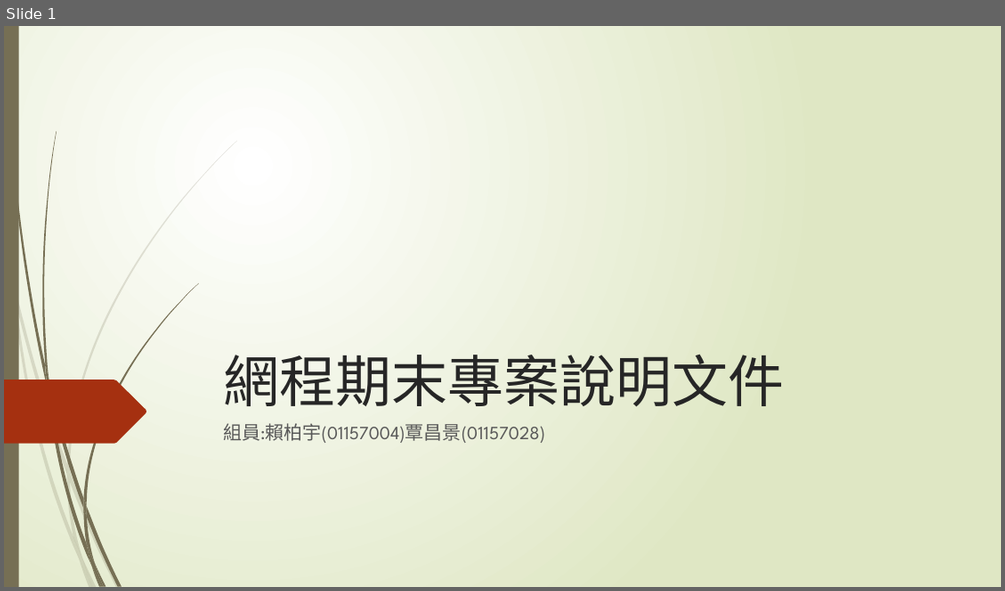
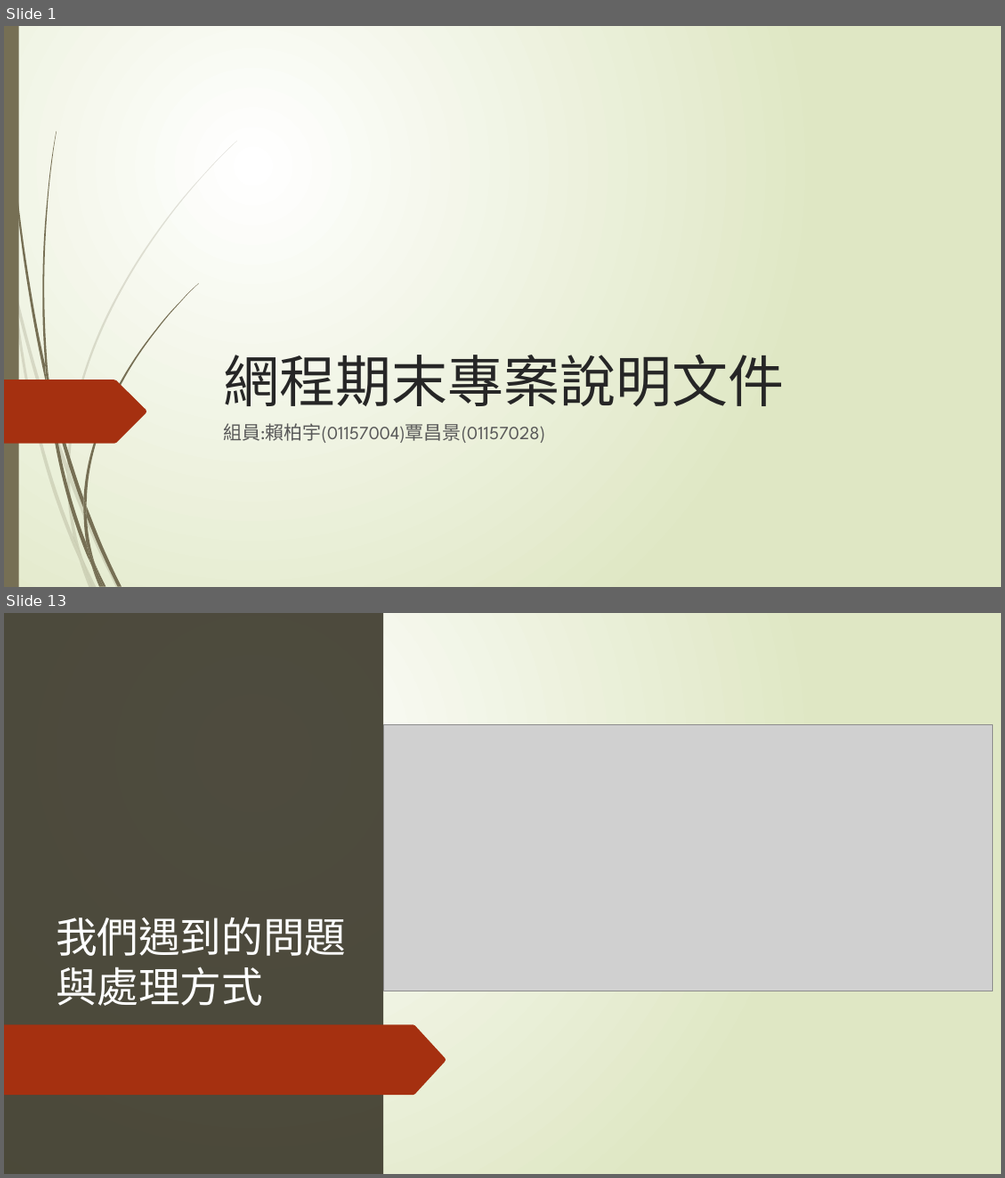
Before and after one commit to james-92/Web_FinalProject, a slide deck: 01157004+01157028.pptx. Shown one above the other, each under a label of ours: slide 1 before the commit, slides 1 and 13 after it; the slides between them are not shown. The pictures are 1005x591 and 1005x1178 pixels, drawn with LibreOffice and Linux fonts; fonts in the diff are those of the drawing; grey boxes stand for pictures. Boxes give left, top, right and bottom in pixels: in the first picture for what was removed or moved away, otherwise in the second. Text is boxed around its words. In the diff, an @@ line names an element or a change of style, - is before the commit and + after.

```diff
--- a/01157004+01157028.pptx
+++ b/01157004+01157028.pptx
@@ slide 13 added at [4, 613, 1001, 1174], background gradient #FFFFFF to #DFE8C4; not listed: 10 template elements that a slide beside it also shows @@
@@ rectangle added at [4, 613, 19, 1174], fill #766F54 @@
@@ rectangle added at [4, 613, 1001, 1174], fill gradient #FFFFFF to #DFE8C4 @@
@@ rectangle added at [4, 613, 383, 1174], fill #3B382A at 90% opacity @@
@@ freeform shape added at [4, 672, 134, 713], fill #A53010 @@
@@ picture added at [383, 724, 992, 990] @@
@@ title added at [56, 916, 346, 1005], 40 pt, text #FEFFFF @@
+我們遇到的問題與處理方式
@@ freeform shape added at [4, 966, 146, 1030], fill #A53010 @@
@@ freeform shape added at [4, 1024, 446, 1094], fill #A53010 @@
@@ group added at [4, 728, 237, 1174]: 10 freeform shapes @@
@@ group added at [7, 613, 198, 1174]: 12 freeform shapes @@
```
Also in this commit, not shown: 9 slides changed, 5 other slides added.
